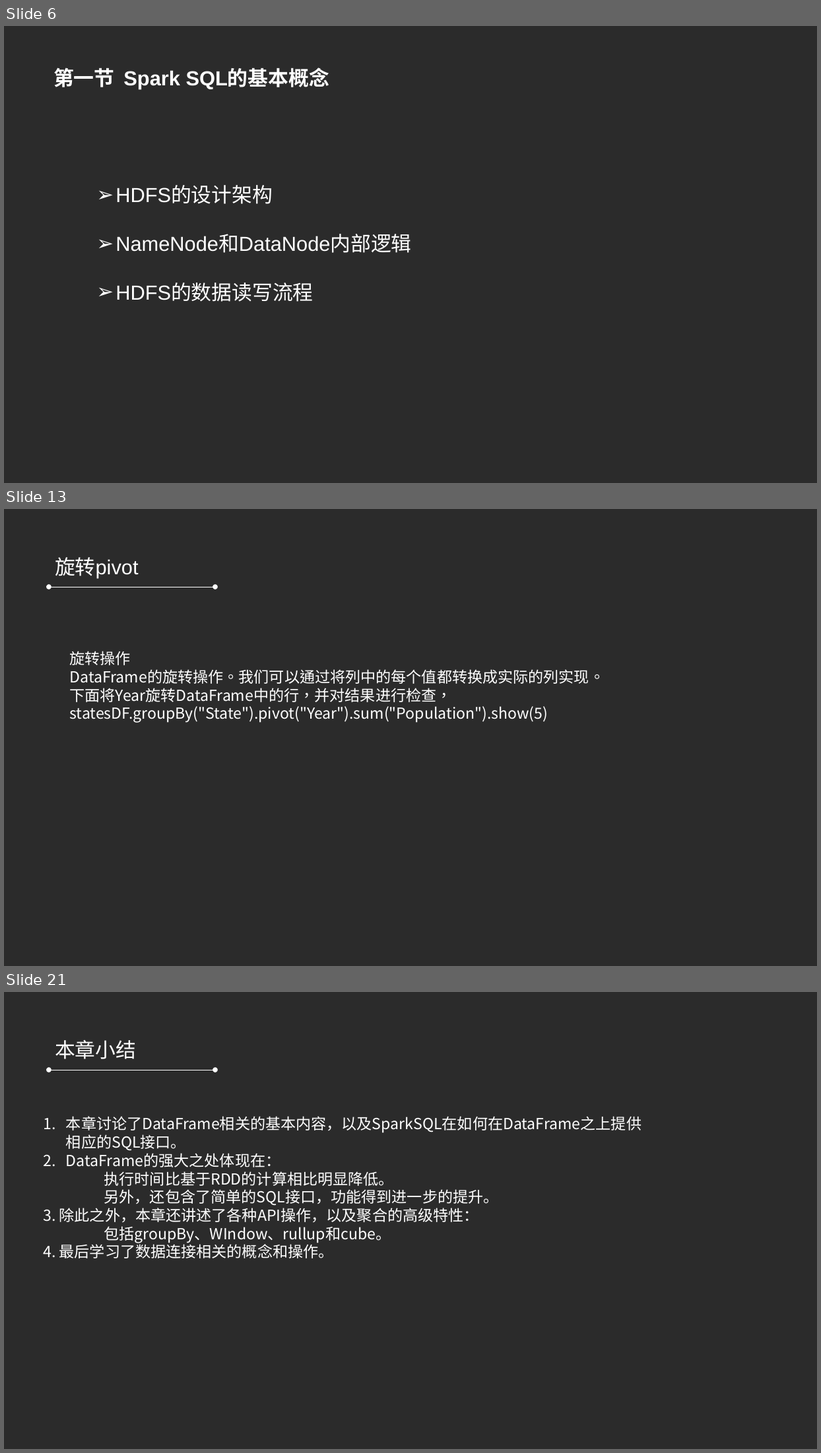
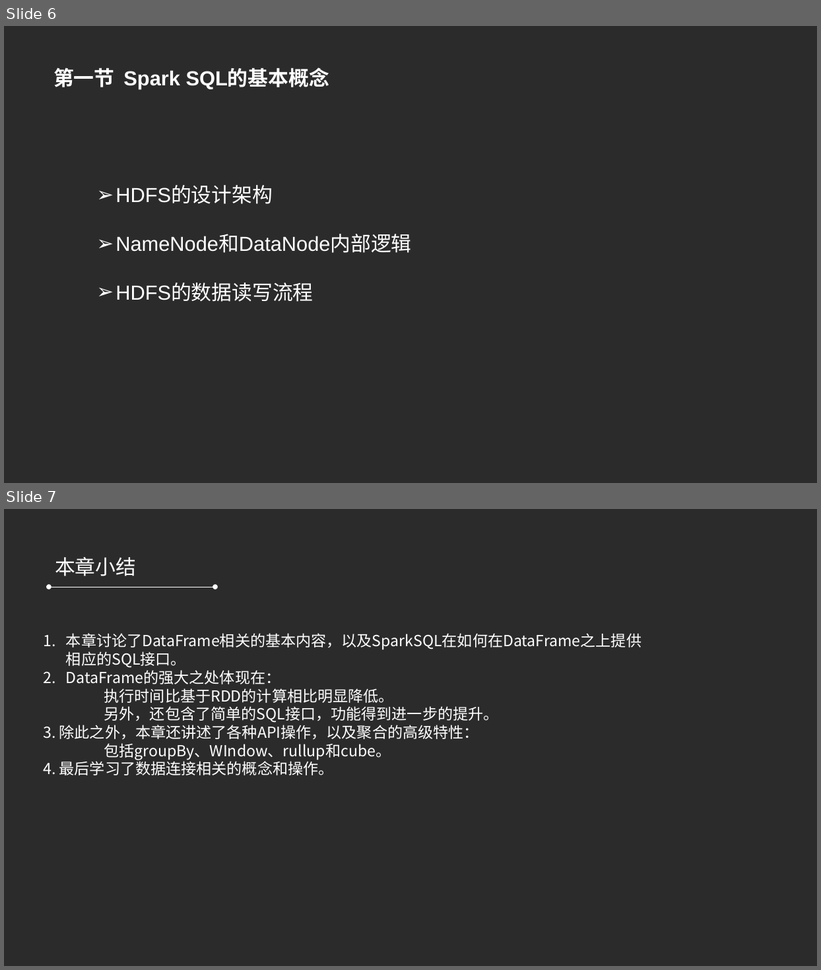
Before and after one commit to refuil/hadoopAction, a slide deck: 第五章 MapReduce高级程序设计.pptx. Shown one above the other, each under a label of ours: slides 6, 13 and 21 before the commit, slides 6 and 7 after it; the slides between them are not shown. The pictures are 821x1453 and 821x970 pixels, drawn with LibreOffice and Linux fonts; fonts in the diff are those of the drawing; background and template pictures are left out; a plain dark background stands for a picture behind light text. Boxes give left, top, right and bottom in pixels: in the first picture for what was removed or moved away, otherwise in the second. Text is boxed around its words. In the diff, an @@ line names an element or a change of style, - is before the commit and + after.

```diff
--- a/第五章 MapReduce高级程序设计.pptx
+++ b/第五章 MapReduce高级程序设计.pptx
@@ slide 13 removed at [4,509,817,966], background picture (left out) @@
@@ text removed at [55,557,139,579] @@
-旋转pivot
@@ double arrow removed from (49, 587) to (215, 587) @@
@@ text removed at [70,651,605,723] @@
-旋转操作
-DataFrame的旋转操作。我们可以通过将列中的每个值都转换成实际的列实现。
-下面将Year旋转DataFrame中的行，并对结果进行检查，
-statesDF.groupBy("State").pivot("Year").sum("Population").show(5)
@@ what was slide 21 is now slide 7 @@
```
Also in this commit, not shown: 1 slide changed, 13 other slides removed, 22 other files.
